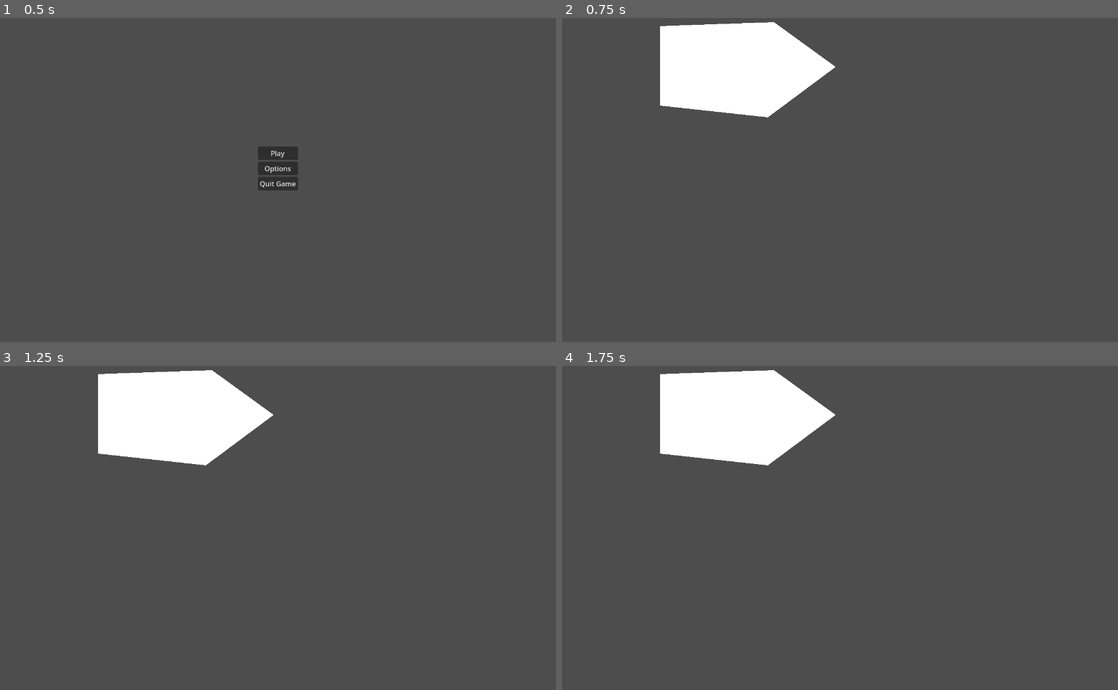
Above: before the commit, frames 1-4 (two rows, left to right).
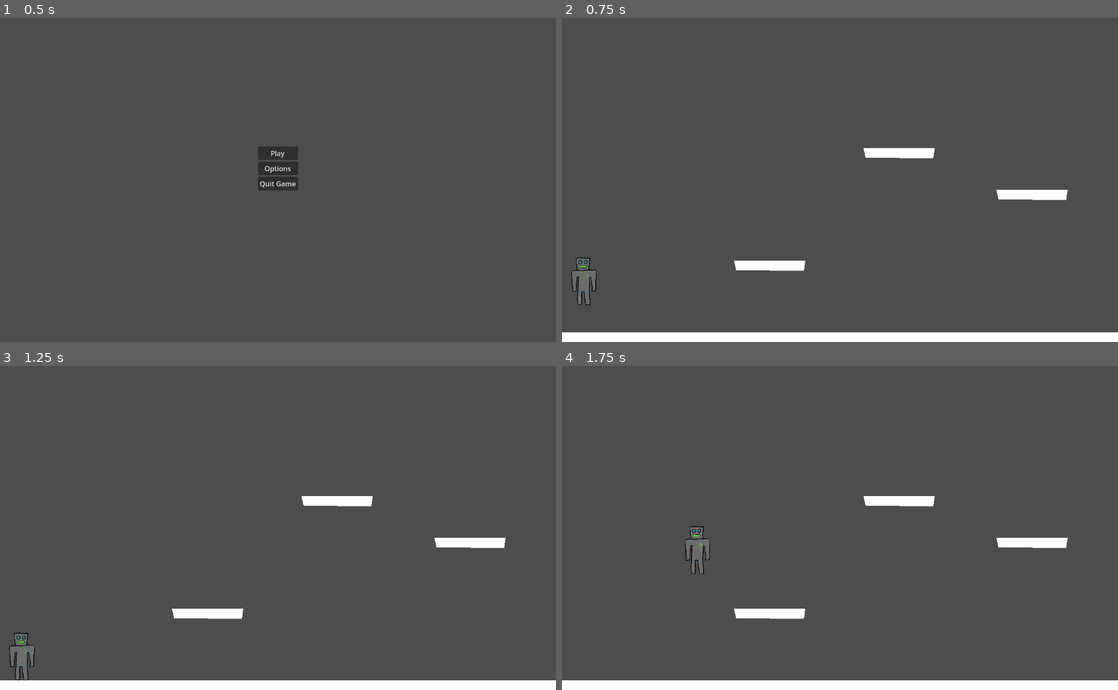
Above: after the commit, the same moments.

Repository: JohnStegmaier/Project-Loop
Game: Godot game, scene res://Scenes/Game Scenes/00_main_menu.tscn
Same seed, same stepped clock (60 frames per second), same inputs: the game is played once before the commit and once after it.
Inputs:
- Up to frame 1 (0.5 s): no input
- Up to frame 2 (0.75 s): click "Play" at 0.5 s
- Up to frame 3 (1.25 s): no input
- Up to frame 4 (1.75 s): tap Enter at 1.25 s; hold D (move_right, bound only after the commit) from 1.28 s (still down); tap Space (jump, bound only after the commit) at 1.35, 1.52 s

Frame 1 is identical in both runs. In frame 2, 12% of the frame differs, in the area x 0-100%, y 1-100%; in frame 3, 12%; in frame 4, 12%.

Commit message:
Implement basic scene with player movement

Diff:
--- a/Scenes/Game Scenes/01_loop_start.tscn
+++ b/Scenes/Game Scenes/01_loop_start.tscn
@@ -1,6 +1,74 @@
-[gd_scene format=3 uid="uid://c3joe3osepg4w"]
+[gd_scene load_steps=3 format=3 uid="uid://c3joe3osepg4w"]
 
-[node name="Loop Start" type="Node2D"]
+[ext_resource type="Script" uid="uid://mtv4jj62dn53" path="res://Scripts/player.gd" id="1_a0a4o"]
+[ext_resource type="Texture2D" uid="uid://btybe5jdv2mmp" path="res://Assets/Compressed Assets/Roby v01.png" id="1_gbtja"]
 
-[node name="Polygon2D" type="Polygon2D" parent="."]
-polygon = PackedVector2Array(226, 73, 226, 256, 474, 283, 630, 167, 488, 64)
+[node name="01 Loop Start" type="Node2D"]
+
+[node name="Ground" type="StaticBody2D" parent="."]
+position = Vector2(395, 610)
+
+[node name="CollisionPolygon2D" type="CollisionPolygon2D" parent="Ground"]
+polygon = PackedVector2Array(1, 3, 165, 3, 162, 26, 6, 25)
+
+[node name="Polygon2D" type="Polygon2D" parent="Ground"]
+polygon = PackedVector2Array(1, 3, 6, 25, 162, 26, 165, 3)
+
+[node name="Ground2" type="StaticBody2D" parent="."]
+position = Vector2(693, 351)
+
+[node name="CollisionPolygon2D" type="CollisionPolygon2D" parent="Ground2"]
+polygon = PackedVector2Array(1, 3, 165, 3, 162, 26, 6, 25)
+
+[node name="Polygon2D" type="Polygon2D" parent="Ground2"]
+polygon = PackedVector2Array(1, 3, 6, 25, 162, 26, 165, 3)
+
+[node name="LOOONG GRND" type="StaticBody2D" parent="."]
+position = Vector2(-187, 775)
+scale = Vector2(10, 1)
+
+[node name="CollisionPolygon2D" type="CollisionPolygon2D" parent="LOOONG GRND"]
+polygon = PackedVector2Array(1, 3, 165, 3, 162, 26, 6, 25)
+
+[node name="Polygon2D" type="Polygon2D" parent="LOOONG GRND"]
+polygon = PackedVector2Array(1, 3, 6, 25, 162, 26, 165, 3)
+
+[node name="LOOONG GRND3" type="StaticBody2D" parent="."]
+position = Vector2(-1827, 775)
+scale = Vector2(10, 1)
+
+[node name="CollisionPolygon2D" type="CollisionPolygon2D" parent="LOOONG GRND3"]
+polygon = PackedVector2Array(1, 3, 165, 3, 162, 26, 6, 25)
+
+[node name="Polygon2D" type="Polygon2D" parent="LOOONG GRND3"]
+polygon = PackedVector2Array(1, 3, 6, 25, 162, 26, 165, 3)
+
+[node name="LOOONG GRND2" type="StaticBody2D" parent="."]
+position = Vector2(1453, 775)
+scale = Vector2(10, 1)
+
+[node name="CollisionPolygon2D" type="CollisionPolygon2D" parent="LOOONG GRND2"]
+polygon = PackedVector2Array(1, 3, 165, 3, 162, 26, 6, 25)
+
+[node name="Polygon2D" type="Polygon2D" parent="LOOONG GRND2"]
+polygon = PackedVector2Array(1, 3, 6, 25, 162, 26, 165, 3)
+
+[node name="Player" type="CharacterBody2D" parent="."]
+position = Vector2(95, 662)
+script = ExtResource("1_a0a4o")
+
+[node name="RobyV01" type="Sprite2D" parent="Player"]
+scale = Vector2(0.25, 0.25)
+texture = ExtResource("1_gbtja")
+
+[node name="CollisionPolygon2D" type="CollisionPolygon2D" parent="Player"]
+polygon = PackedVector2Array(-18, -48, -14, -20, -28, -19, -25, 29, -18, 28, -15, -4, -11, -4, -14, 57, -14, 60, -4, 60, -5, 28, 2, 29, 4, 60, 14, 60, 14, -4, 17, -4, 19, 28, 27, 28, 29, -21, 12, -21, 14, -48)
+
+[node name="Ground4" type="StaticBody2D" parent="."]
+position = Vector2(999, 447)
+
+[node name="CollisionPolygon2D" type="CollisionPolygon2D" parent="Ground4"]
+polygon = PackedVector2Array(1, 3, 165, 3, 162, 26, 6, 25)
+
+[node name="Polygon2D" type="Polygon2D" parent="Ground4"]
+polygon = PackedVector2Array(1, 3, 6, 25, 162, 26, 165, 3)
--- /dev/null
+++ b/Scripts/00_Logger.gd
@@ -0,0 +1,22 @@
+# Logger.gd
+extends Node
+
+enum Level { DEBUG, INFO, WARN, ERROR, OFF }
+
+var current_level: Level = Level.DEBUG
+
+func log_debug(msg: String) -> void:
+	if current_level <= Level.DEBUG:
+		print("[DEBUG]: ", msg)
+
+func log_info(msg: String) -> void:
+	if current_level <= Level.INFO:
+		print("[INFO]: ", msg)
+
+func log_warn(msg: String) -> void:
+	if current_level <= Level.WARN:
+		push_warning("[WARN]: " + msg)
+
+func log_error(msg: String) -> void:
+	if current_level <= Level.ERROR:
+		push_error("[ERROR]: " + msg)
--- /dev/null
+++ b/Scripts/player.gd
@@ -0,0 +1,87 @@
+extends CharacterBody2D
+
+@export var Jump_Buffer_Time: float
+@export var Coyote_Time: float
+
+# @onready var coyote_timer: Timer = get_tree().create_timer(Coyote_Time)
+
+const MOVE_SPEED = 110
+const JUMP_FORCE = 1300
+const GRAVITY = 60
+const MAX_SPEED = 2000
+const FRICTION_AIR = 0.85
+const FRICTION_GROUND = 0.85
+
+
+
+var direction_vector : float
+var direction_vector_buffer : float
+var jump_available : bool
+var jump_position : float
+var jump_buffer : bool
+
+
+func _ready() -> void:
+	Jump_Buffer_Time = 0.1
+	Coyote_Time = 0.1
+	jump_buffer = false
+	position.x = 50
+	position.y = 600
+	direction_vector = 0
+	direction_vector_buffer = 0
+
+func _physics_process(delta: float) -> void:
+	# Handle left/right input
+	direction_vector = (Input.get_action_strength("move_right") - Input.get_action_strength("move_left")) * MOVE_SPEED
+	# Logger.log_debug("direction_vector: %s" % [direction_vector])
+	# Logger.log_debug("Input.get_action_strength(\"move_right\"): %s" % [Input.get_action_strength("move_right")])
+	# Logger.log_debug("Input.get_action_strength(\"move_left\"): %s"	% [Input.get_action_strength("move_left")])
+
+	# Add Gravity to player
+	velocity.y += GRAVITY
+
+	velocity.y = clamp(velocity.y, -MAX_SPEED, MAX_SPEED)
+	velocity.x = clamp(velocity.x, -MAX_SPEED, MAX_SPEED)
+
+	if is_on_floor():
+		velocity.x *= FRICTION_GROUND
+		velocity.x += direction_vector
+		jump_available = true
+		direction_vector_buffer = direction_vector
+		# coyote_timer.stop()
+		if(jump_buffer):
+			jump_buffer = false
+			jump_available = false
+			jump()
+	if not is_on_floor():
+		if jump_available == true:
+			get_tree().create_timer(Coyote_Time).timeout.connect(_on_coyote_timer_timeout)
+		if(direction_vector == direction_vector_buffer):
+			velocity.x *= FRICTION_GROUND
+			velocity.x += direction_vector
+		else:
+			direction_vector_buffer = 0
+			velocity.x += direction_vector/1.5
+			velocity.x *= FRICTION_AIR
+
+	if Input.is_action_just_pressed("jump"):
+		if jump_available:
+			jump_available = false
+			jump()
+		else:
+			jump_buffer = true
+			Logger.log_debug("Setting jump buffer to true")
+			get_tree().create_timer(Jump_Buffer_Time).timeout.connect(on_jump_buffer_timeout)
+	# Logger.log_debug("Velocity x: %s y: %s" % [velocity.x, velocity.y])
+	move_and_slide()
+
+
+func jump() -> void:
+	velocity.y = -JUMP_FORCE
+
+func _on_coyote_timer_timeout() -> void:
+	jump_available = false
+
+func on_jump_buffer_timeout() -> void:
+	Logger.log_debug("Jump buffer has timed out")
+	jump_buffer = false
--- a/project.godot
+++ b/project.godot
@@ -16,7 +16,36 @@
 config/features=PackedStringArray("4.4", "Forward Plus")
 config/icon="res://icon.svg"
 
+[autoload]
+
+Logger="*res://Scripts/00_Logger.gd"
+
 [display]
 
 window/size/viewport_width=1280
 window/size/viewport_height=800
+
+[input]
+
+jump={
+"deadzone": 0.5,
+"events": [Object(InputEventKey,"resource_local_to_scene":false,"resource_name":"","device":0,"window_id":0,"alt_pressed":false,"shift_pressed":false,"ctrl_pressed":false,"meta_pressed":false,"pressed":false,"keycode":0,"physical_keycode":32,"key_label":0,"unicode":0,"location":0,"echo":false,"script":null)
+, null, Object(InputEventJoypadButton,"resource_local_to_scene":false,"resource_name":"","device":-1,"button_index":0,"pressure":0.0,"pressed":false,"script":null)
+]
+}
+move_left={
+"deadzone": 0.5,
+"events": [Object(InputEventKey,"resource_local_to_scene":false,"resource_name":"","device":-1,"window_id":0,"alt_pressed":false,"shift_pressed":false,"ctrl_pressed":false,"meta_pressed":false,"pressed":false,"keycode":0,"physical_keycode":4194319,"key_label":0,"unicode":0,"location":0,"echo":false,"script":null)
+, Object(InputEventKey,"resource_local_to_scene":false,"resource_name":"","device":-1,"window_id":0,"alt_pressed":false,"shift_pressed":false,"ctrl_pressed":false,"meta_pressed":false,"pressed":false,"keycode":0,"physical_keycode":65,"key_label":0,"unicode":97,"location":0,"echo":false,"script":null)
+, Object(InputEventJoypadMotion,"resource_local_to_scene":false,"resource_name":"","device":-1,"axis":0,"axis_value":-1.0,"script":null)
+, Object(InputEventJoypadButton,"resource_local_to_scene":false,"resource_name":"","device":-1,"button_index":13,"pressure":0.0,"pressed":true,"script":null)
+]
+}
+move_right={
+"deadzone": 0.5,
+"events": [Object(InputEventJoypadMotion,"resource_local_to_scene":false,"resource_name":"","device":-1,"axis":0,"axis_value":1.0,"script":null)
+, Object(InputEventJoypadButton,"resource_local_to_scene":false,"resource_name":"","device":-1,"button_index":14,"pressure":0.0,"pressed":true,"script":null)
+, Object(InputEventKey,"resource_local_to_scene":false,"resource_name":"","device":-1,"window_id":0,"alt_pressed":false,"shift_pressed":false,"ctrl_pressed":false,"meta_pressed":false,"pressed":false,"keycode":0,"physical_keycode":68,"key_label":0,"unicode":100,"location":0,"echo":false,"script":null)
+, Object(InputEventKey,"resource_local_to_scene":false,"resource_name":"","device":-1,"window_id":0,"alt_pressed":false,"shift_pressed":false,"ctrl_pressed":false,"meta_pressed":false,"pressed":false,"keycode":0,"physical_keycode":4194321,"key_label":0,"unicode":0,"location":0,"echo":false,"script":null)
+]
+}
Not shown, added: Scripts/00_Logger.gd.uid
Not shown, added: Scripts/player.gd.uid
